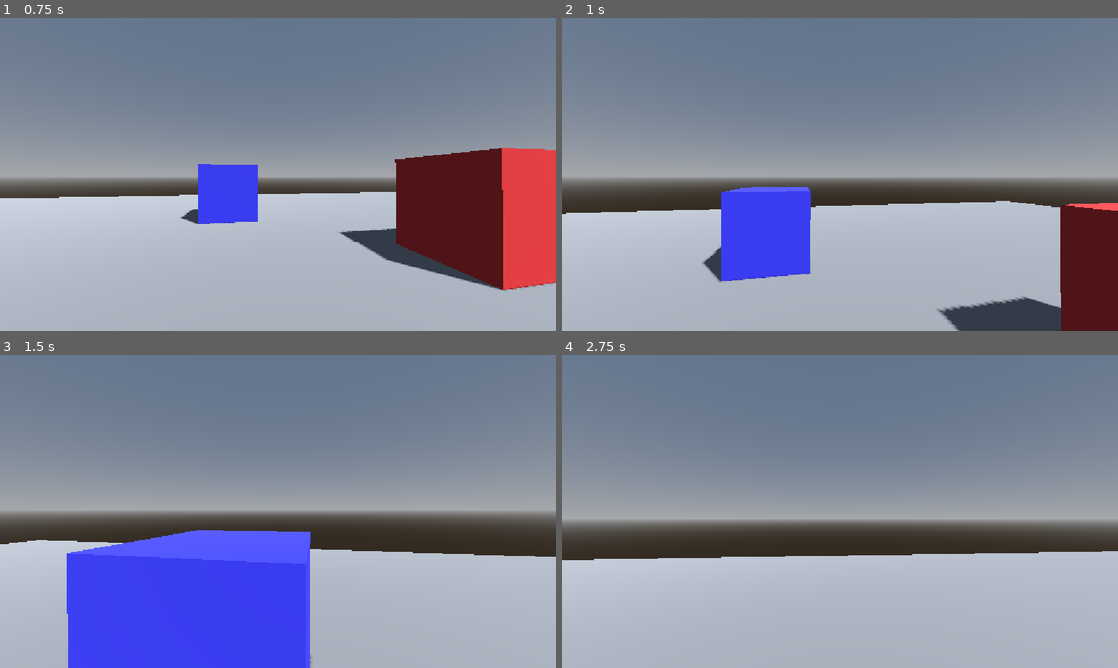
Above: before the commit, frames 1-4 (two rows, left to right).
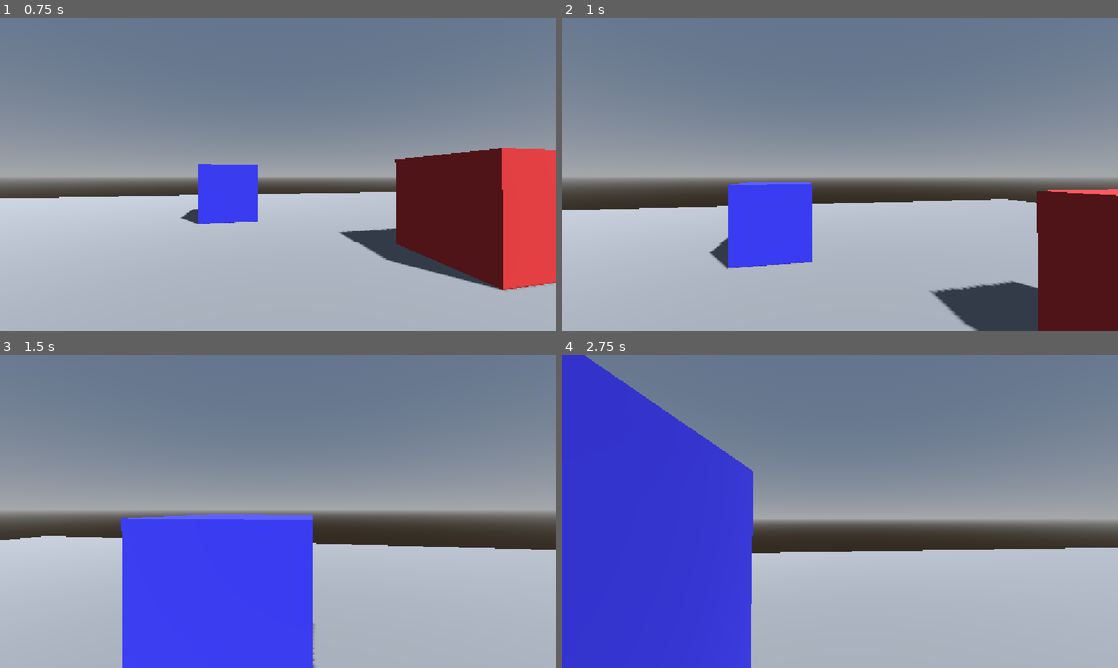
Above: after the commit, the same moments.

Repository: wootteri/fps-controller
Game: Godot game, scene res://world/main.tscn
Same seed, same stepped clock (60 frames per second), same inputs: the game is played once before the commit and once after it.
Inputs (mouse positions are in pixels of both pictures, inside the frame that each line leads up to):
- Up to frame 1 (0.75 s): move the mouse to (305, 174) at 0.52 s; hold W (move_forward) from 0.53 s (still down); hold Shift (sprint) from 0.53 s (still down)
- Up to frame 2 (1 s): keep holding W (move_forward); keep holding Shift (sprint); tap Space (jump) at 0.77 s; tap C (crouch, bound only after the commit) at 0.8 s
- Up to frame 3 (1.5 s): keep holding W (move_forward); tap Space (jump) at 1.07 s; move the mouse to (250, 511) at 1.27 s; release Shift (sprint) at 1.28 s; tap C (crouch, bound only after the commit) at 1.35 s
- Up to frame 4 (2.75 s): keep holding W (move_forward); tap Space (jump) at 1.52, 1.55, 1.82, 2.1 s; move the mouse to (851, 505) at 2.02 s; hold Shift (sprint) from 2.03 s (still down)

Frame 1 is identical in both runs. In frame 2, 5.9% of the frame differs, in the area x 0-100%, y 52-100%; in frame 3, 10%; in frame 4, 29%, in the area x 0-100%, y 0-100%.

Commit message:
feat: add crouch ability with smooth transitions and headroom check
- CrouchAbility: shrinks collider, lowers camera, checks headroom
- Communicates is_crouched state to other abilities
- Sprint and jump disabled while crouched
- CrouchSpeed modifies movement speed proportionally
- Execution order: CrouchAbility first in scene tree

Diff:
--- /dev/null
+++ b/player/abilities/crouch_ability.gd
@@ -0,0 +1,121 @@
+class_name CrouchAbility
+extends PlayerAbility
+
+## Handles crouching: shrinks the player collider, lowers the camera, and
+## checks headroom before standing back up.
+##
+## Uses a smooth lerp factor (0.0 = standing, 1.0 = fully crouched) so the
+## transition feels polished rather than snapping instant.
+##
+## Key math for the collider: a CapsuleShape3D's local bottom is always at
+## -height/2. The CollisionShape3D's origin.y offsets this. To keep the
+## bottom anchored to the floor as height changes:
+##
+##   bottom_in_local = collision_shape.origin.y + (-height / 2)
+##   We want bottom_in_local = 0, so:
+##   collision_shape.origin.y = height / 2
+##
+## Headroom check: when crouch is released, raycast from the top of the
+## crouched collider up to standing height + clearance. If the ray hits
+## anything, the player stays crouched (they'd clip through a ceiling).
+
+@export var standing_collider_height: float = 1.8
+@export var crouched_collider_height: float = 0.5
+@export var crouch_speed: float = 10.0
+@export var crouch_speed_multiplier: float = 0.5
+@export var headroom_distance: float = 0.3
+@export var crouched_head_y: float = 0.5
+@export var headroom_check: bool = true
+
+var is_crouching: bool = false
+var current_crouch_factor: float = 0.0  # 0.0 = standing, 1.0 = crouched
+
+@onready var collision_shape: CollisionShape3D = null
+@onready var head: Node3D = null
+
+
+func _ready() -> void:
+	# Player is the grandparent: Abilities -> CrouchAbility
+	var player: Player = get_parent().get_parent() as Player
+	if player == null:
+		push_error("CrouchAbility must be a child of a Player node")
+		enabled = false
+		return
+
+	# Find the CollisionShape3D and Head node on the player
+	for child in player.get_children():
+		if child is CollisionShape3D:
+			collision_shape = child
+		elif child.name == "Head":
+			head = child
+
+	if collision_shape == null or head == null:
+		push_error("CrouchAbility could not find CollisionShape3D or Head on Player")
+		enabled = false
+		return
+
+	# If starting under a ceiling, begin crouched
+	if headroom_check:
+		var space_state: PhysicsDirectSpaceState3D = player.get_world_3d().direct_space_state
+		var ray_origin: Vector3 = player.global_transform.origin + Vector3.UP * crouched_collider_height
+		var ray_end: Vector3 = player.global_transform.origin + Vector3.UP * (standing_collider_height + headroom_distance)
+		var query: PhysicsRayQueryParameters3D = PhysicsRayQueryParameters3D.create(ray_origin, ray_end)
+		var result: Dictionary = space_state.intersect_ray(query)
+
+		if not result.is_empty():
+			is_crouching = true
+			current_crouch_factor = 1.0
+
+
+func physics_update(player: Player, delta: float) -> void:
+	if not enabled:
+		return
+
+	# --- State transitions ---
+
+	# Start crouching when the action is pressed
+	if Input.is_action_just_pressed("crouch") and not is_crouching:
+		is_crouching = true
+
+	# Stop crouching when released (with optional headroom check)
+	if Input.is_action_just_released("crouch") and is_crouching:
+		if not headroom_check:
+			is_crouching = false
+		else:
+			# Raycast from top of crouched collider up to standing height + clearance
+			var space_state: PhysicsDirectSpaceState3D = player.get_world_3d().direct_space_state
+			var ray_origin: Vector3 = player.global_transform.origin + Vector3.UP * crouched_collider_height
+			var ray_end: Vector3 = player.global_transform.origin + Vector3.UP * (standing_collider_height + headroom_distance)
+			var query: PhysicsRayQueryParameters3D = PhysicsRayQueryParameters3D.create(ray_origin, ray_end)
+			var result: Dictionary = space_state.intersect_ray(query)
+
+			if result.is_empty():
+				# No obstruction — stand up
+				is_crouching = false
+
+	# --- Smooth interpolation ---
+	# Lerp toward the target factor (1.0 = crouching, 0.0 = standing)
+	var target_factor: float = 1.0 if is_crouching else 0.0
+	current_crouch_factor = lerp(current_crouch_factor, target_factor, crouch_speed * delta)
+
+	# --- Apply to collider ---
+	# The bottom of the capsule must stay anchored to the floor (y=0 in player-local space).
+	var current_height: float = lerp(standing_collider_height, crouched_collider_height, current_crouch_factor)
+	collision_shape.shape.height = current_height
+	collision_shape.transform.origin.y = current_height / 2.0
+
+	# --- Apply to camera height ---
+	# Lerp the Head node's Y so the camera smoothly drops with the crouch.
+	var standing_head_y: float = 1.6  # From player.tscn
+	var target_head_y: float = lerp(standing_head_y, crouched_head_y, current_crouch_factor)
+	head.transform.origin.y = target_head_y
+
+	# --- Communicate state to other abilities ---
+	# is_crouched is true when the player is mostly crouched (>50%) to avoid
+	# flickering during transitions.
+	player.is_crouched = current_crouch_factor > 0.5
+
+	# Apply crouch speed modifier. During the lerp, the speed scales
+	# proportionally so the transition feels smooth, not a sudden slowdown.
+	var effective_multiplier: float = 1.0 - current_crouch_factor * (1.0 - crouch_speed_multiplier)
+	player.current_speed = player.speed * effective_multiplier
--- a/player/abilities/jump_ability.gd
+++ b/player/abilities/jump_ability.gd
@@ -10,5 +10,5 @@
 
 
 func physics_update(player: Player, delta: float) -> void:
-	if player.is_on_floor() and Input.is_action_just_pressed("jump"):
+	if player.is_on_floor() and not player.is_crouched and Input.is_action_just_pressed("jump"):
 		player.velocity.y = jump_velocity
--- a/player/abilities/sprint_ability.gd
+++ b/player/abilities/sprint_ability.gd
@@ -12,5 +12,5 @@
 
 
 func physics_update(player: Player, delta: float) -> void:
-	if Input.is_action_pressed("sprint"):
+	if Input.is_action_pressed("sprint") and not player.is_crouched:
 		player.current_speed *= sprint_multiplier
--- a/player/player.gd
+++ b/player/player.gd
@@ -14,6 +14,10 @@
 @onready var head: Node3D = $Head
 
 var gravity: float = ProjectSettings.get_setting("physics/3d/default_gravity")
+
+## Set by CrouchAbility to reflect current crouch state.
+## SprintAbility and JumpAbility check this to disable sprinting/jumping while crouched.
+var is_crouched: bool = false
 
 ## Reset to `speed` at the top of every physics frame; abilities like
 ## SprintAbility may raise it before MovementAbility reads it later the same
--- a/player/player.tscn
+++ b/player/player.tscn
@@ -1,10 +1,11 @@
-[gd_scene load_steps=7 format=3]
+[gd_scene load_steps=8 format=3]
 
 [ext_resource type="Script" path="res://player/player.gd" id="1_script"]
 [ext_resource type="Script" path="res://player/abilities/sprint_ability.gd" id="2_sprint"]
 [ext_resource type="Script" path="res://player/abilities/movement_ability.gd" id="3_movement"]
 [ext_resource type="Script" path="res://player/abilities/gravity_ability.gd" id="4_gravity"]
 [ext_resource type="Script" path="res://player/abilities/jump_ability.gd" id="5_jump"]
+[ext_resource type="Script" path="res://player/abilities/crouch_ability.gd" id="6_crouch"]
 
 [sub_resource type="CapsuleShape3D" id="CapsuleShape3D_1"]
 radius = 0.4
@@ -25,6 +26,9 @@
 
 [node name="Abilities" type="Node" parent="."]
 
+[node name="CrouchAbility" type="Node" parent="Abilities" groups=["player_abilities"]]
+script = ExtResource("6_crouch")
+
 [node name="SprintAbility" type="Node" parent="Abilities" groups=["player_abilities"]]
 script = ExtResource("2_sprint")
 
--- a/project.godot
+++ b/project.godot
@@ -52,6 +52,11 @@
 "events": [Object(InputEventKey,"resource_local_to_scene":false,"resource_name":"","device":-1,"window_id":0,"alt_press …(195 unchanged characters)…
 ]
 }
+crouch={
+"deadzone": 0.5,
+"events": [Object(InputEventKey,"resource_local_to_scene":false,"resource_name":"","device":-1,"window_id":0,"alt_pressed":false,"shift_pressed":false,"ctrl_pressed":false,"meta_pressed":false,"pressed":false,"keycode":0,"physical_keycode":67,"key_label":0,"unicode":0,"location":0,"echo":false,"script":null)
+]
+}
 
 [physics]
 
Not shown, added: player/abilities/crouch_ability.gd.uid
